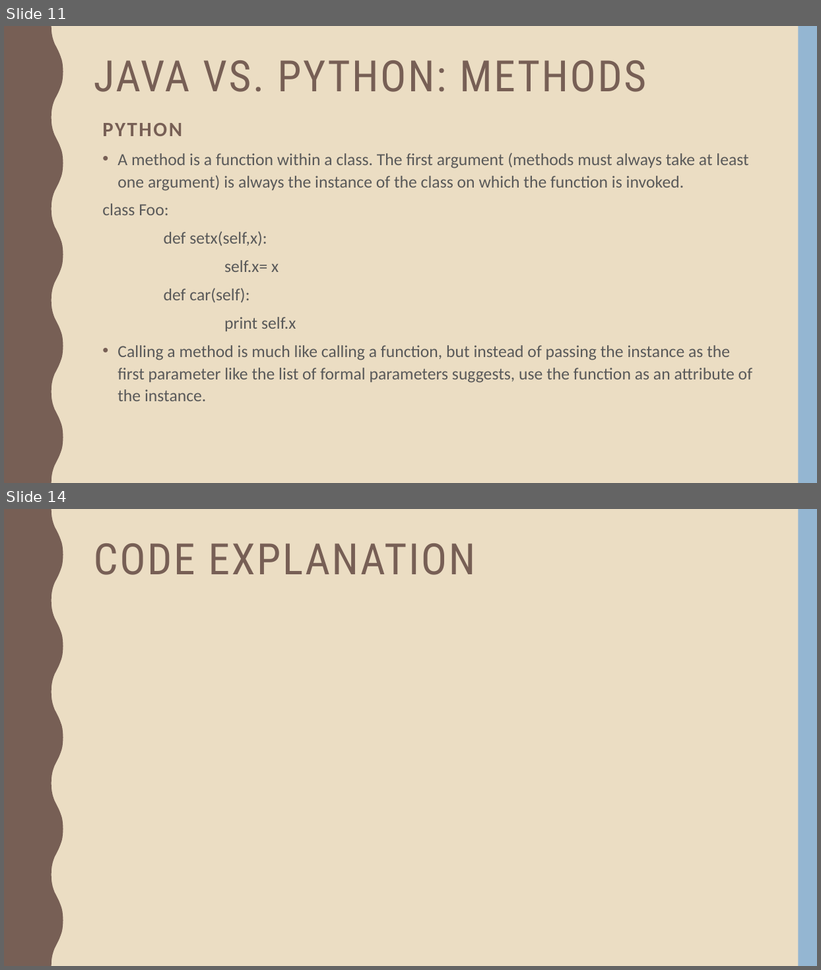
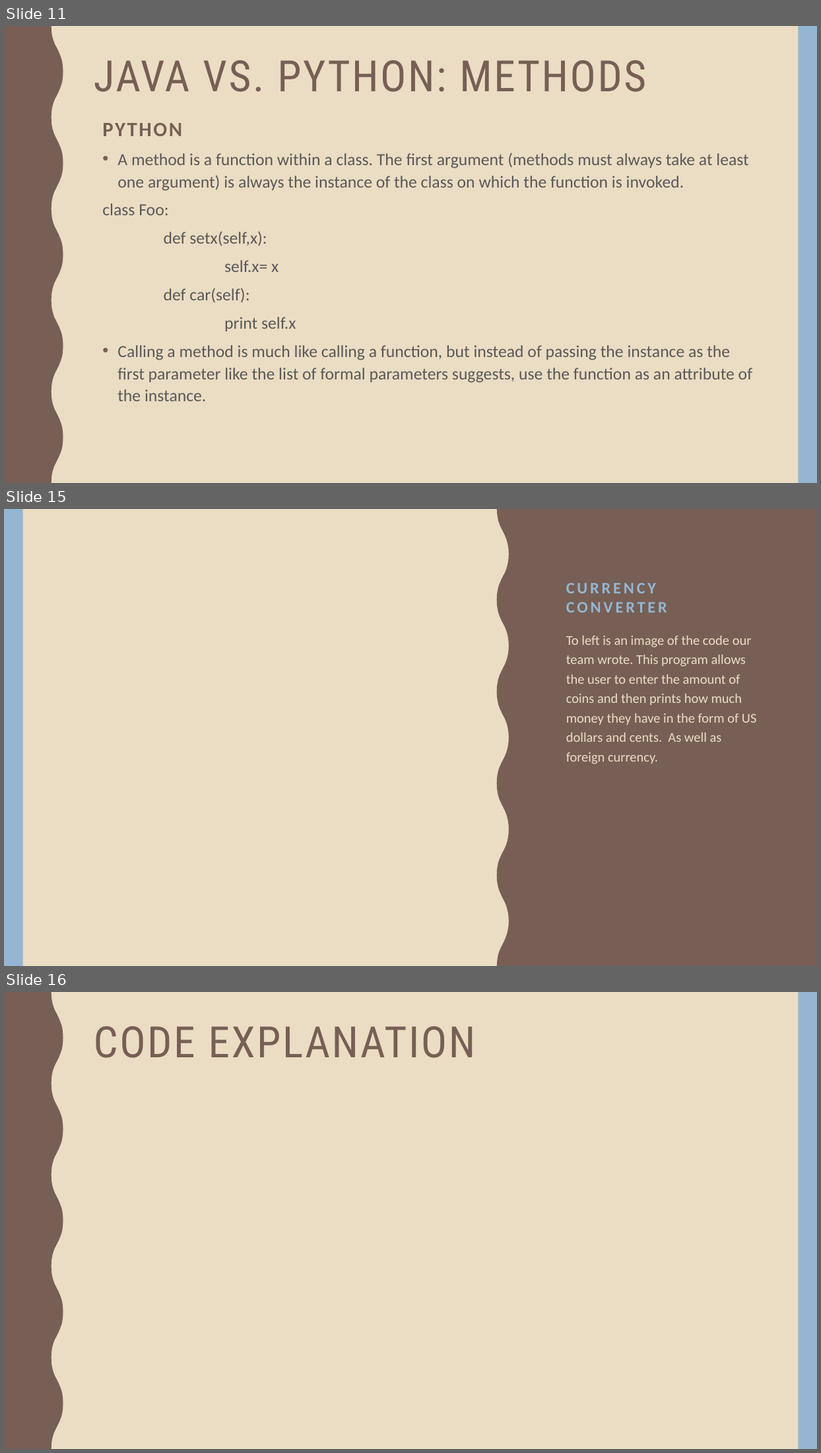
Before and after one commit to TolentinoDev/java_classes_and_methods, a slide deck: Powerpoint Presentation/Presentation.pptx. Shown one above the other, each under a label of ours: slides 11 and 14 before the commit, slides 11, 15 and 16 after it; the slides between them are not shown. The pictures are 821x970 and 821x1453 pixels, drawn with LibreOffice and Linux fonts; fonts in the diff are those of the drawing. Boxes give left, top, right and bottom in pixels: in the first picture for what was removed or moved away, otherwise in the second. Text is boxed around its words. In the diff, an @@ line names an element or a change of style, - is before the commit and + after.

```diff
--- a/Powerpoint Presentation/Presentation.pptx
+++ b/Powerpoint Presentation/Presentation.pptx
@@ slide 15 added at [4, 509, 817, 966], background #EBDDC3 @@
@@ rectangle added at [4, 509, 23, 966], fill #94B6D2 @@
@@ freeform shape added at [497, 509, 817, 966], fill #775F55 @@
@@ title added at [566, 583, 667, 613], 19 pt, text #94B6D2, bold @@
+CURRENCY CONVERTER
@@ text added at [566, 636, 757, 764], 16 pt, text #EBDDC3 @@
+To left is an image of the code our team wrote. This program allows the user to enter the amount of coins and then prints how much money they have in the form of US dollars and cents. As well as foreign currency.
@@ what was slide 14 is now slide 16 @@
```
Also in this commit, not shown: 6 slides changed, 2 other slides added, 1 slide removed, 2 other files.
